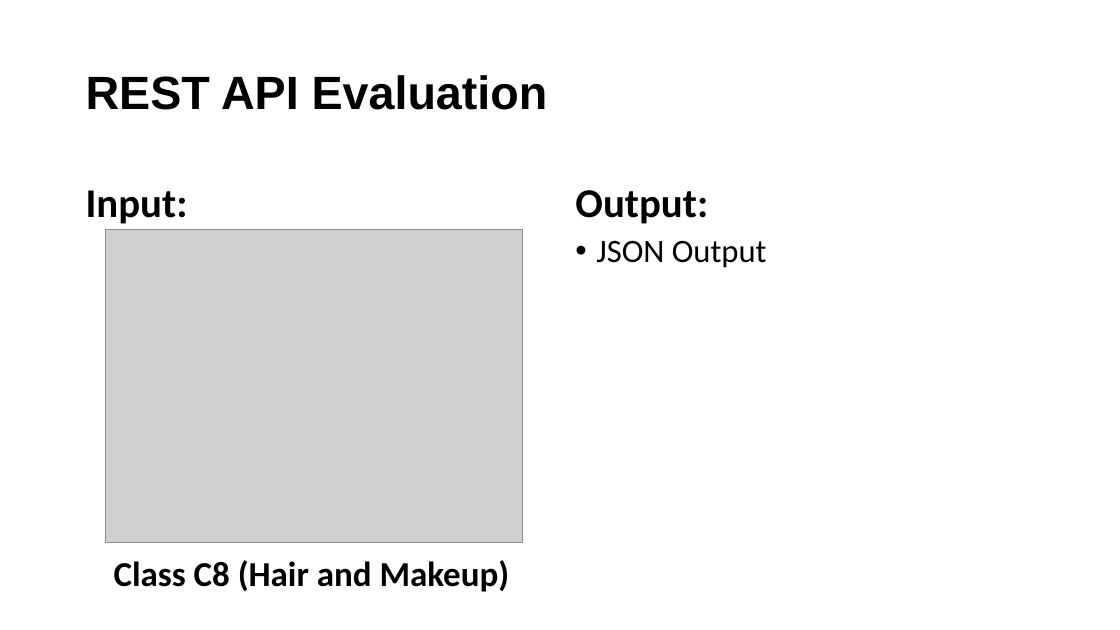
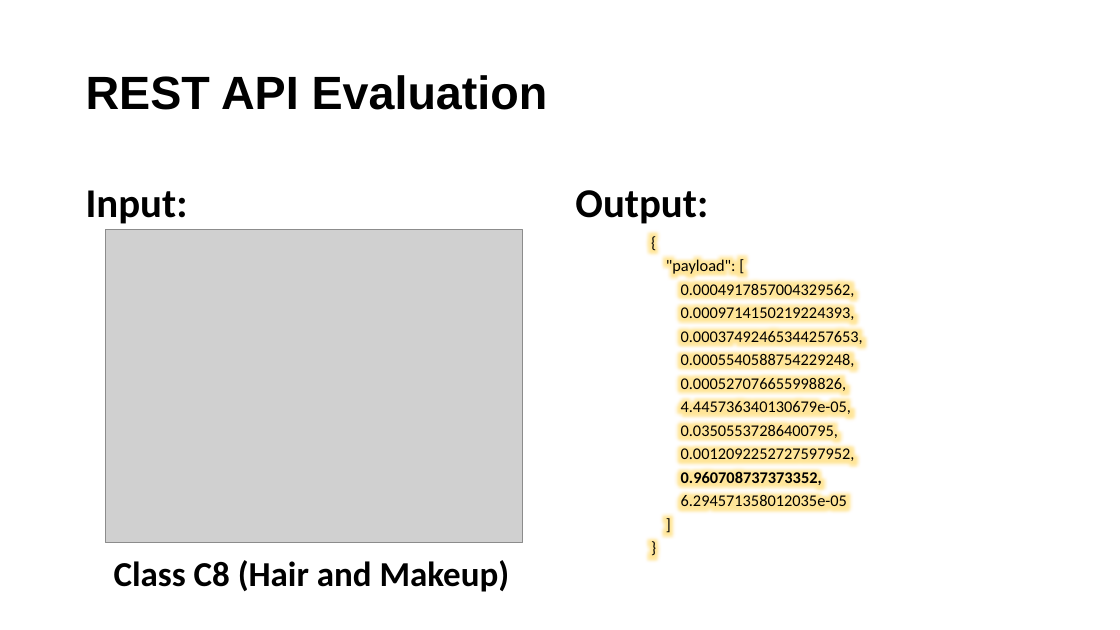
Before and after one commit to DSBA-6190-Final-Project-Team/DSBA-6190_Final-Project, a slide deck: slide 17 of presentation/Final Video Presentation.pptx. Drawn at 1120x630 pixels with LibreOffice and Linux fonts; fonts in the diff are those of the drawing; grey boxes stand for pictures. Boxes give left, top, right and bottom in pixels: in the first picture for what was removed or moved away, otherwise in the second. Text is boxed around its words. In the diff, an @@ line names an element or a change of style, - is before the commit and + after.

```diff
--- a/presentation/Final Video Presentation.pptx
+++ b/presentation/Final Video Presentation.pptx
@@ text at bbox=[666, 258, 863, 511]: text changed; size 28 to 14 pt @@
-• JSON Output
+{
+"payload": [
+0.0004917857004329562,
+0.0009714150219224393,
+0.00037492465344257653,
+0.0005540588754229248,
+0.000527076655998826,
+4.445736340130679e-05,
+0.03505537286400795,
+0.0012092252727597952,
+0.960708737373352,
+6.294571358012035e-05
+]
+}
```
Also in this commit, not shown: 1 other file.
